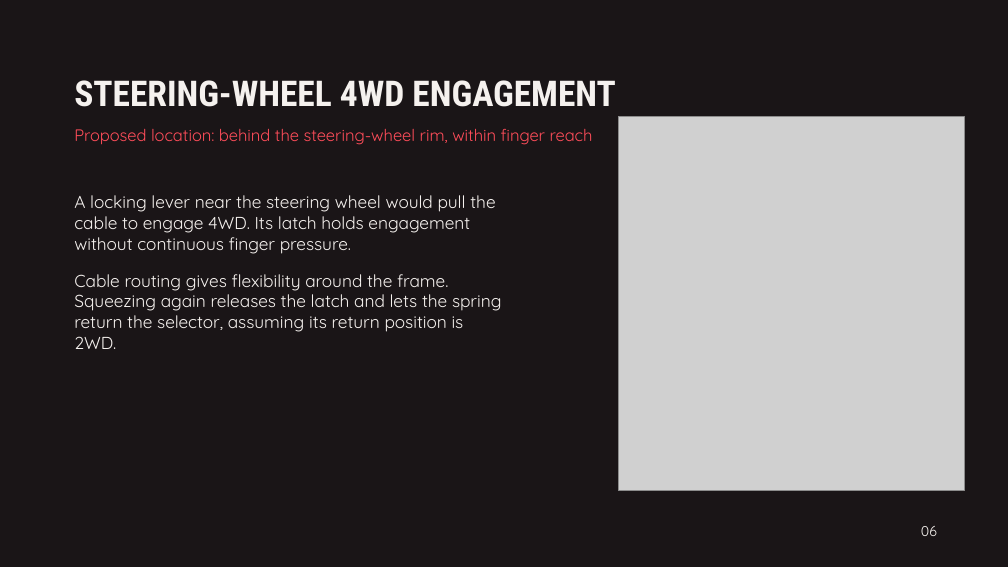
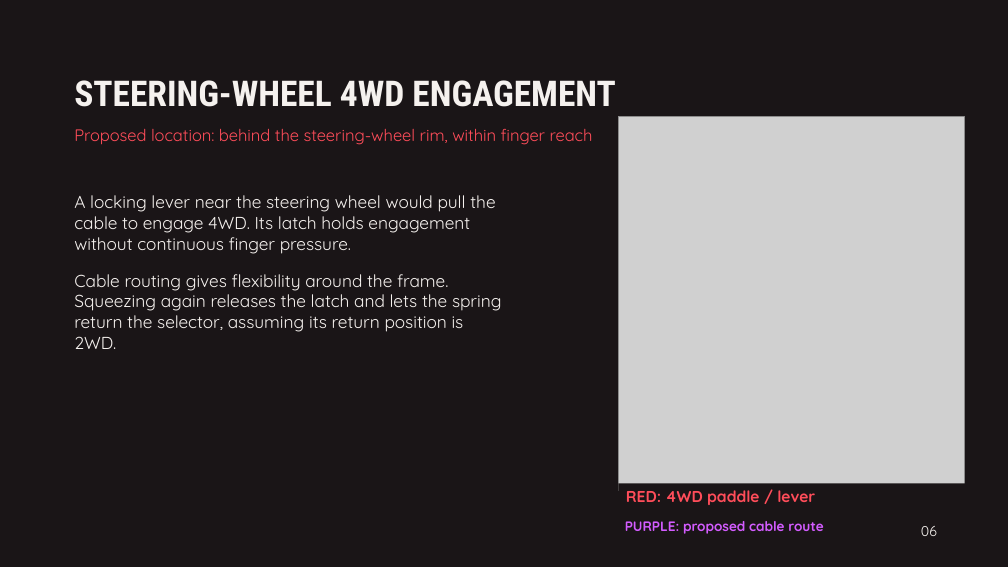
Before and after one commit to Polowater123/Aggie-Baja-Controls-The-A.B.C.-, a slide deck: slide 7 of Concept Portfolio.pptx (slide 6 before the commit). Drawn at 1008x567 pixels with LibreOffice and Linux fonts; fonts in the diff are those of the drawing; grey boxes stand for pictures. Boxes give left, top, right and bottom in pixels: in the first picture for what was removed or moved away, otherwise in the second. Text is boxed around its words. In the diff, an @@ line names an element or a change of style, - is before the commit and + after.

```diff
--- a/Concept Portfolio.pptx
+++ b/Concept Portfolio.pptx
@@ rectangle added at [619,484,965,510], fill #1A1517, 15 pt, text #FF4D5A, bold @@
+RED: 4WD paddle / lever
@@ text added at [625,521,823,534], 13 pt, text #D35CFF, bold @@
+PURPLE: proposed cable route
```
Also in this commit, not shown: 4 other slides changed, 1 slide added.
